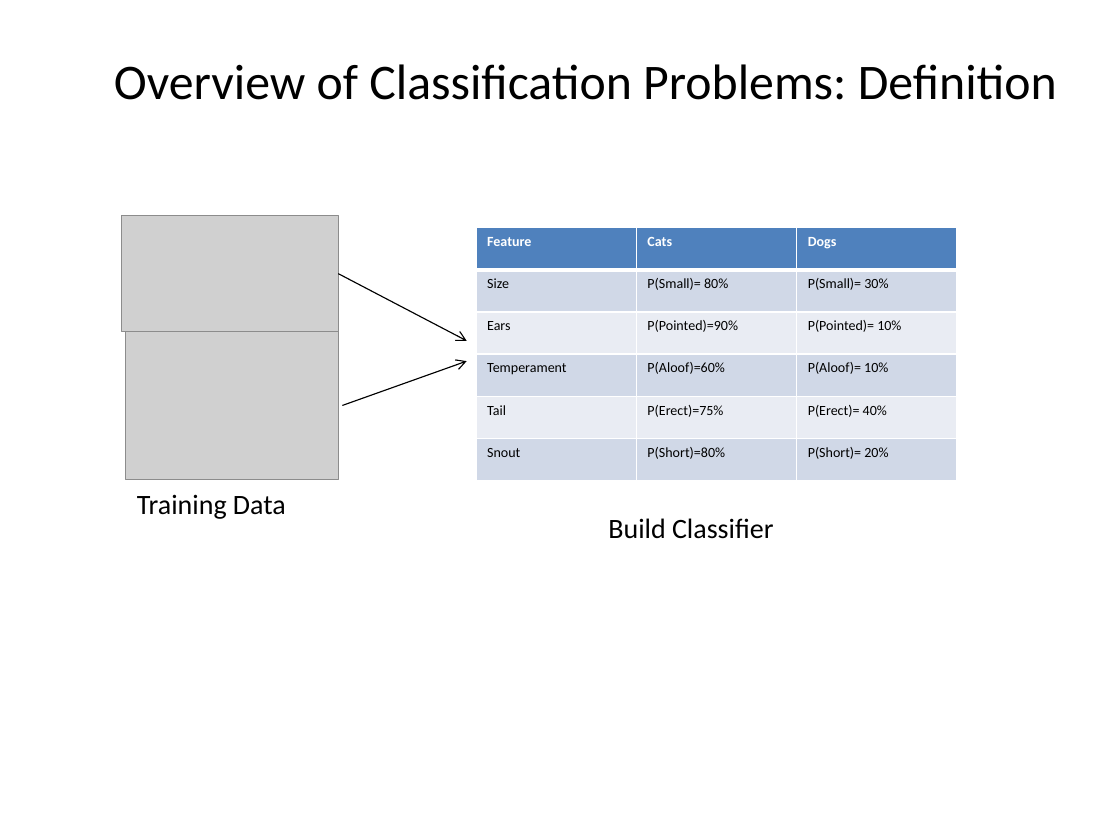
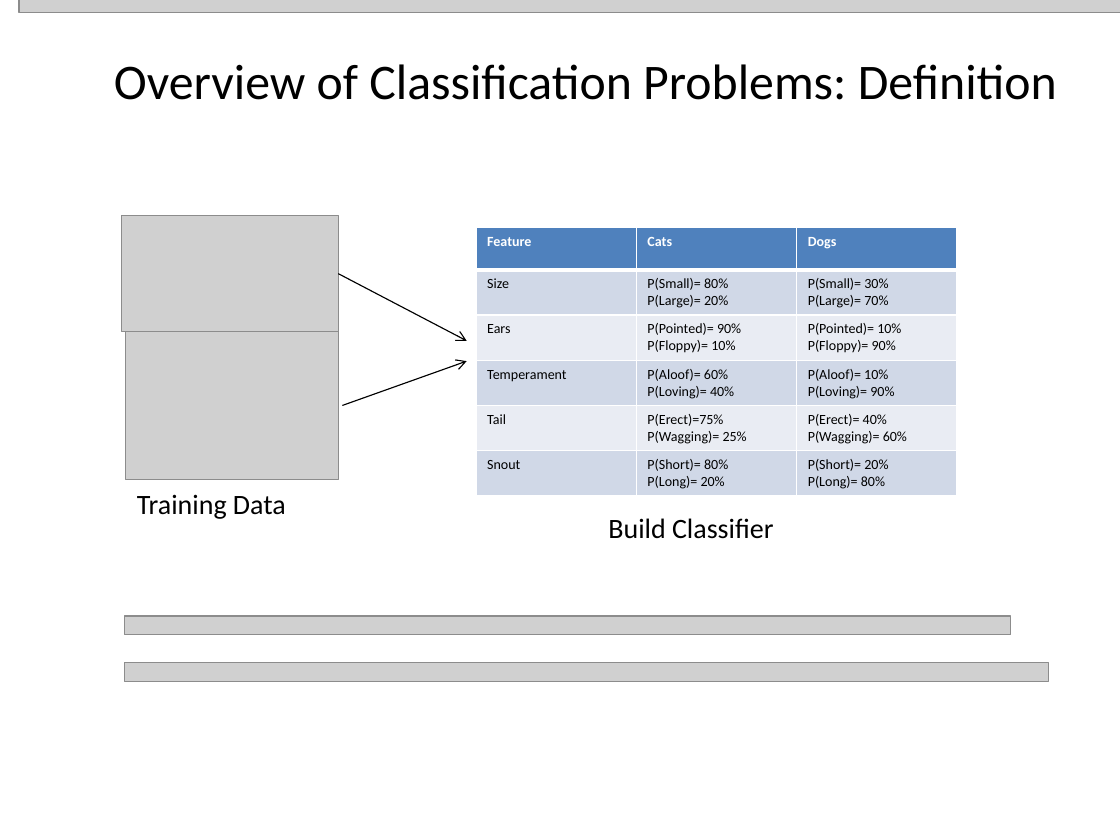
Before and after one commit to adam-m-mcelhinney/MCS507_Final_Project, a slide deck: slide 13 of Presentation/Bayesian Classifiers in Python.pptx. Drawn at 1120x840 pixels with LibreOffice and Linux fonts; fonts in the diff are those of the drawing; grey boxes stand for pictures; background and template pictures are left out. Boxes give left, top, right and bottom in pixels: in the first picture for what was removed or moved away, otherwise in the second. Text is boxed around its words. In the diff, an @@ line names an element or a change of style, - is before the commit and + after.

```diff
--- a/Presentation/Bayesian Classifiers in Python.pptx
+++ b/Presentation/Bayesian Classifiers in Python.pptx
@@ picture added at [19,0,1120,12] @@
@@ table at [476,227,956,494] @@
-row 2, column 2: P(Small)= 80%
+row 2, column 2: P(Small)= 80% / P(Large)= 20%
-row 2, column 3: P(Small)= 30%
+row 2, column 3: P(Small)= 30% / P(Large)= 70%
-row 3, column 2: P(Pointed)=90%
+row 3, column 2: P(Pointed)= 90% / P(Floppy)= 10%
-row 3, column 3: P(Pointed)= 10%
+row 3, column 3: P(Pointed)= 10% / P(Floppy)= 90%
-row 4, column 2: P(Aloof)=60%
+row 4, column 2: P(Aloof)= 60% / P(Loving)= 40%
-row 4, column 3: P(Aloof)= 10%
+row 4, column 3: P(Aloof)= 10% / P(Loving)= 90%
-row 5, column 2: P(Erect)=75%
+row 5, column 2: P(Erect)=75% / P(Wagging)= 25%
-row 5, column 3: P(Erect)= 40%
+row 5, column 3: P(Erect)= 40% / P(Wagging)= 60%
-row 6, column 2: P(Short)=80%
+row 6, column 2: P(Short)= 80% / P(Long)= 20%
-row 6, column 3: P(Short)= 20%
+row 6, column 3: P(Short)= 20% / P(Long)= 80%
@@ picture added at [124,616,1011,635] @@
@@ picture added at [124,663,1048,682] @@
```
Also in this commit, not shown: 3 other slides changed, 3 slides added, 6 other files.
